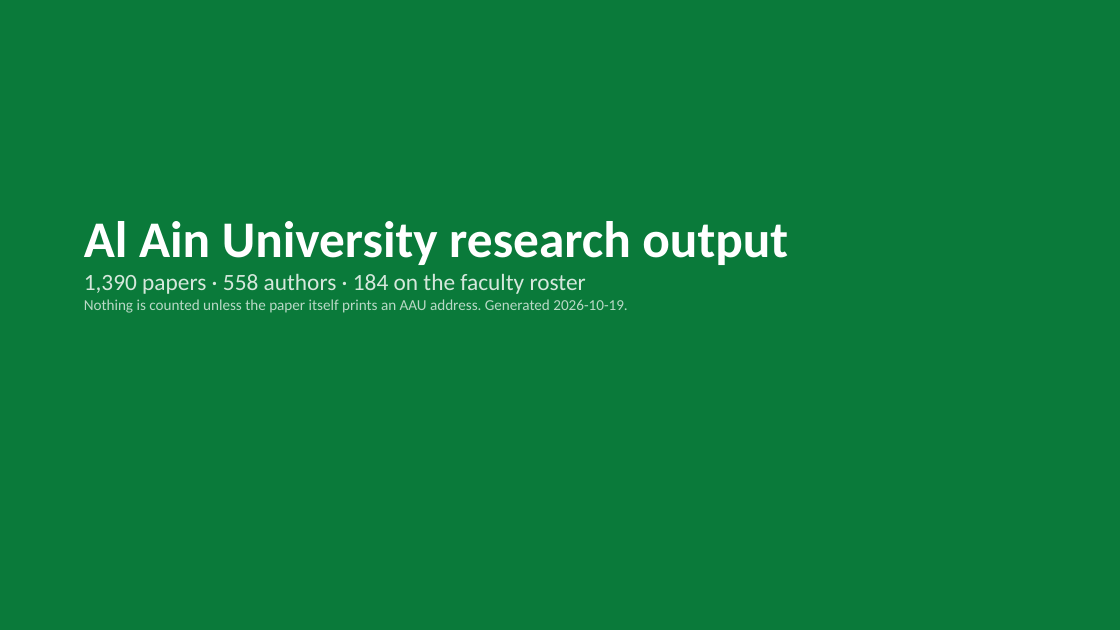
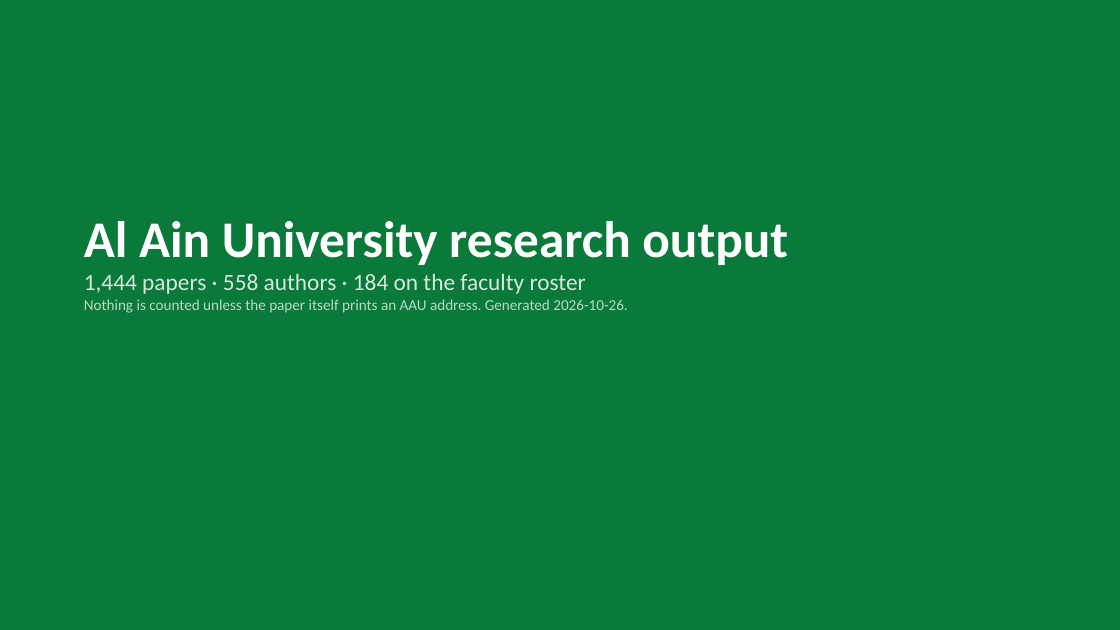
Before and after one commit to AbdallahAbouHajal/aau-research-tracker, a slide deck: slide 1 of docs/downloads/AAU_Research_Tracker.pptx. Drawn at 1120x630 pixels with LibreOffice and Linux fonts; fonts in the diff are those of the drawing. Boxes give left, top, right and bottom in pixels: in the first picture for what was removed or moved away, otherwise in the second. Text is boxed around its words. In the diff, an @@ line names an element or a change of style, - is before the commit and + after.

```diff
--- a/docs/downloads/AAU_Research_Tracker.pptx
+++ b/docs/downloads/AAU_Research_Tracker.pptx
@@ text at <box>84,273,627,313</box>: text changed @@
-1,390 papers · 558 authors · 184 on the faculty roster
-Nothing is counted unless the paper itself prints an AAU address. Generated 2026-10-19.
+1,444 papers · 558 authors · 184 on the faculty roster
+Nothing is counted unless the paper itself prints an AAU address. Generated 2026-10-26.
```
Also in this commit, not shown: 12 other files.
